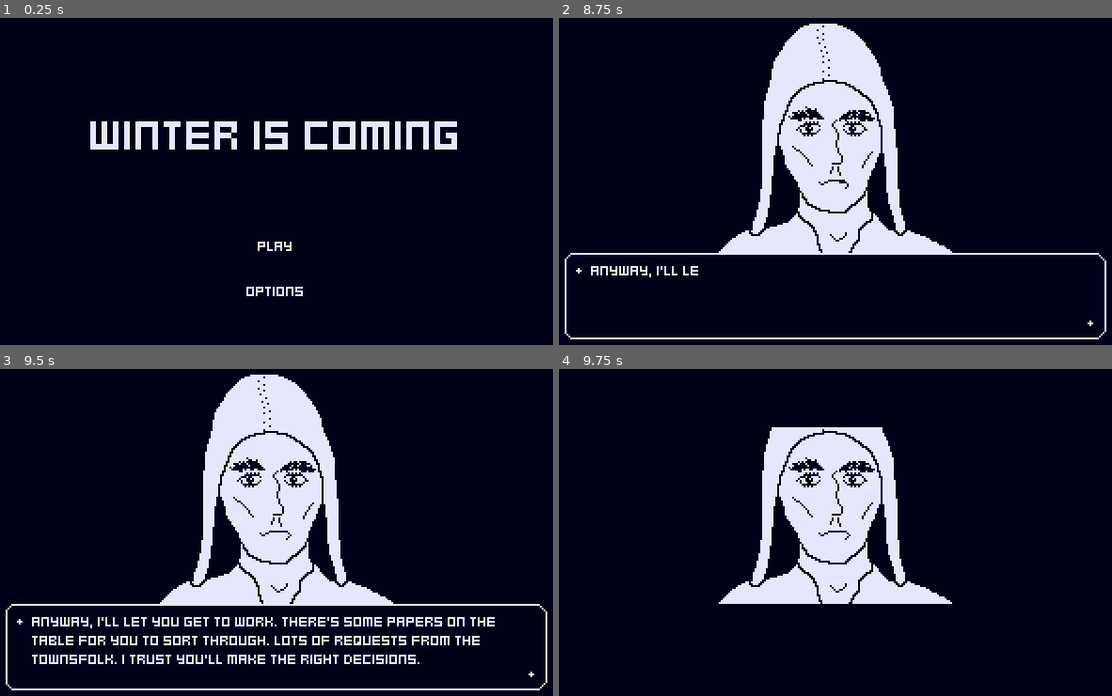
Above: before the commit, frames 1-4 (two rows, left to right).
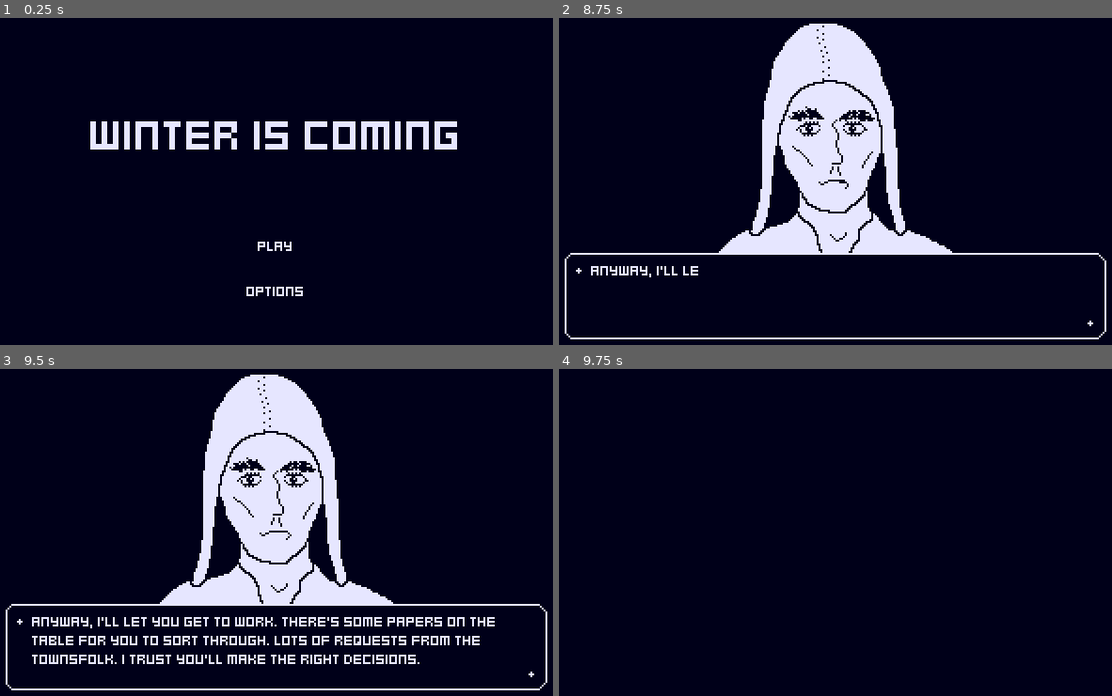
Above: after the commit, the same moments.

Repository: songbirdgamedev/b1t-jam-3-offering
Game: Godot game, scene res://scenes/title_screen.tscn
The game is run twice, just before and just after one commit, with the same random seed, the same clock (stepped at 60 frames per second) and the same inputs. The engine's default icon, where the game draws it, is replaced by a stand-in: a white triangle on a blue panel in a dark square.
Inputs (mouse positions are in pixels of both pictures, inside the frame that each line leads up to):
- Up to frame 1 (0.25 s): no input
- Up to frame 2 (8.75 s): click "Play" at 0.5 s; click (835, 191) at 1.27 s; type "Alex" at 1.35 s; click "Enter" at 2 s; tap Enter at 2.75 s; move the mouse to (968, 161) at 2.77 s; click (968, 161) at 2.85 s; click (968, 161) at 3.5 s; move the mouse to (713, 194) at 3.52 s; click (713, 194) at 3.6 s; click (713, 194) at 4.25 s; move the mouse to (896, 103) at 4.27 s; click (896, 103) at 4.35 s; click (896, 103) at 5 s; move the mouse to (807, 246) at 5.02 s; click (807, 246) at 5.1 s; click (807, 246) at 5.75 s; move the mouse to (1017, 227) at 5.77 s; click (1017, 227) at 5.85 s; move the mouse to (653, 125) at 6.52 s; click (653, 125) at 6.6 s; click (653, 125) at 7.25 s; move the mouse to (863, 178) at 7.27 s; click (863, 178) at 7.35 s; move the mouse to (747, 93) at 8.02 s; click (747, 93) at 8.1 s
- Up to frame 3 (9.5 s): move the mouse to (409, 512) at 8.77 s; click (409, 512) at 8.85 s
- Up to frame 4 (9.75 s): move the mouse to (713, 545) at 9.52 s; click (713, 545) at 9.6 s

Frames 1-3 are identical in both runs. In frame 4, 11% of the frame differs, in the area x 28-72%, y 17-72%.

Commit message:
Add border to decision button

Diff:
--- a/scenes/decision.tscn
+++ b/scenes/decision.tscn
@@ -22,6 +22,7 @@
 offset_bottom = -122.0
 
 [node name="Buttons" type="Node2D" parent="."]
+visible = false
 
 [node name="Decision1" parent="Buttons" instance=ExtResource("3_e23qt")]
 position = Vector2(0, 64)
--- a/scenes/decision_button.tscn
+++ b/scenes/decision_button.tscn
@@ -9,10 +9,28 @@
 content_margin_right = 2.0
 content_margin_bottom = 2.0
 bg_color = Color(0, 0, 0, 1)
-border_width_left = 2
-border_width_top = 2
-border_width_right = 2
-border_width_bottom = 2
+corner_radius_top_left = 3
+corner_radius_top_right = 3
+corner_radius_bottom_right = 3
+corner_radius_bottom_left = 3
+
+[sub_resource type="StyleBoxFlat" id="StyleBoxFlat_lxfsw"]
+content_margin_left = 2.0
+content_margin_top = 2.0
+content_margin_right = 2.0
+content_margin_bottom = 2.0
+bg_color = Color(0, 0, 0, 1)
+corner_radius_top_left = 4
+corner_radius_top_right = 4
+corner_radius_bottom_right = 4
+corner_radius_bottom_left = 4
+
+[sub_resource type="StyleBoxFlat" id="StyleBoxFlat_ku2ls"]
+content_margin_left = 2.0
+content_margin_top = 2.0
+content_margin_right = 2.0
+content_margin_bottom = 2.0
+bg_color = Color(0.029506553, 0.029506562, 0.029506536, 1)
 corner_radius_top_left = 3
 corner_radius_top_right = 3
 corner_radius_bottom_right = 3
@@ -22,6 +40,10 @@
 script = ExtResource("1_1u7lj")
 metadata/_edit_group_ = true
 
+[node name="ColorRect" type="ColorRect" parent="."]
+offset_right = 128.0
+offset_bottom = 40.0
+
 [node name="Button" type="Button" parent="."]
 offset_left = 1.0
 offset_top = 1.0
@@ -30,6 +52,8 @@
 theme_override_fonts/font = ExtResource("1_pq7yr")
 theme_override_font_sizes/font_size = 8
 theme_override_styles/normal = SubResource("StyleBoxFlat_1u7lj")
+theme_override_styles/hover = SubResource("StyleBoxFlat_lxfsw")
+theme_override_styles/focus = SubResource("StyleBoxFlat_ku2ls")
 text = "Example
 text"
 autowrap_mode = 3
--- a/scenes/dialogue.tscn
+++ b/scenes/dialogue.tscn
@@ -1,27 +1,31 @@
-[gd_scene load_steps=19 format=3 uid="uid://d3alufwghkqoq"]
+[gd_scene load_steps=20 format=3 uid="uid://d3alufwghkqoq"]
 
 [ext_resource type="Texture2D" uid="uid://brtumap3w2vj3" path="res://assets/sprites/king.png" id="1_3n4vj"]
 [ext_resource type="Script" uid="uid://dmj6d1wo86v2r" path="res://scripts/dialogue.gd" id="1_bfpow"]
 [ext_resource type="PackedScene" uid="uid://c844pkcuoapm0" path="res://scenes/text_box.tscn" id="1_jwyou"]
 [ext_resource type="Texture2D" uid="uid://blmcon41pobel" path="res://assets/sprites/Jeremy.png" id="2_fyky8"]
-[ext_resource type="Texture2D" uid="uid://0wdta4hc3gui" path="res://icon.svg" id="2_led2e"]
+[ext_resource type="Texture2D" uid="uid://b1dplsqs7mvnr" path="res://assets/sprites/deity.png" id="2_vogiq"]
 [ext_resource type="Texture2D" uid="uid://0ytlsuoh4mbn" path="res://assets/sprites/end_screen.png" id="5_vogiq"]
 
 [sub_resource type="AtlasTexture" id="AtlasTexture_tp716"]
-atlas = ExtResource("2_led2e")
-region = Rect2(32, 64, 32, 32)
+atlas = ExtResource("2_vogiq")
+region = Rect2(0, 0, 128, 128)
 
 [sub_resource type="AtlasTexture" id="AtlasTexture_03vpb"]
-atlas = ExtResource("2_led2e")
-region = Rect2(32, 32, 32, 32)
+atlas = ExtResource("2_vogiq")
+region = Rect2(128, 0, 128, 128)
 
 [sub_resource type="AtlasTexture" id="AtlasTexture_ccu7b"]
-atlas = ExtResource("2_led2e")
-region = Rect2(64, 32, 32, 32)
+atlas = ExtResource("2_vogiq")
+region = Rect2(256, 0, 128, 128)
 
 [sub_resource type="AtlasTexture" id="AtlasTexture_6xhvj"]
-atlas = ExtResource("2_led2e")
-region = Rect2(64, 64, 32, 32)
+atlas = ExtResource("2_vogiq")
+region = Rect2(128, 0, 128, 128)
+
+[sub_resource type="AtlasTexture" id="AtlasTexture_ocawk"]
+atlas = ExtResource("2_vogiq")
+region = Rect2(0, 0, 128, 128)
 
 [sub_resource type="AtlasTexture" id="AtlasTexture_led2e"]
 atlas = ExtResource("2_fyky8")
@@ -58,6 +62,18 @@
 "texture": SubResource("AtlasTexture_tp716")
 }, {
 "duration": 1.0,
+"texture": SubResource("AtlasTexture_tp716")
+}, {
+"duration": 1.0,
+"texture": SubResource("AtlasTexture_tp716")
+}, {
+"duration": 1.0,
+"texture": SubResource("AtlasTexture_tp716")
+}, {
+"duration": 1.0,
+"texture": SubResource("AtlasTexture_tp716")
+}, {
+"duration": 1.0,
 "texture": SubResource("AtlasTexture_03vpb")
 }, {
 "duration": 1.0,
@@ -65,10 +81,49 @@
 }, {
 "duration": 1.0,
 "texture": SubResource("AtlasTexture_6xhvj")
+}, {
+"duration": 1.0,
+"texture": SubResource("AtlasTexture_ocawk")
+}, {
+"duration": 1.0,
+"texture": SubResource("AtlasTexture_tp716")
+}, {
+"duration": 1.0,
+"texture": SubResource("AtlasTexture_tp716")
+}, {
+"duration": 1.0,
+"texture": SubResource("AtlasTexture_tp716")
+}, {
+"duration": 1.0,
+"texture": SubResource("AtlasTexture_tp716")
+}, {
+"duration": 1.0,
+"texture": SubResource("AtlasTexture_tp716")
+}, {
+"duration": 1.0,
+"texture": SubResource("AtlasTexture_tp716")
+}, {
+"duration": 1.0,
+"texture": SubResource("AtlasTexture_tp716")
+}, {
+"duration": 1.0,
+"texture": SubResource("AtlasTexture_tp716")
+}, {
+"duration": 1.0,
+"texture": SubResource("AtlasTexture_tp716")
+}, {
+"duration": 1.0,
+"texture": SubResource("AtlasTexture_tp716")
+}, {
+"duration": 1.0,
+"texture": SubResource("AtlasTexture_tp716")
+}, {
+"duration": 1.0,
+"texture": SubResource("AtlasTexture_tp716")
 }],
 "loop": true,
 "name": &"deity",
-"speed": 5.0
+"speed": 4.0
 }, {
 "frames": [{
 "duration": 1.0,
--- a/scripts/dialogue.gd
+++ b/scripts/dialogue.gd
@@ -24,11 +24,13 @@
 			requester.play("king")
 		Character.DEITY:
 			requester.play("deity")
+	requester.show()
 	for line in lines:
 		text_box.queue_text(line)
 
 
 func _on_text_box_textbox_closed() -> void:
+	requester.hide()
 	dialogue_finished.emit()
 
 
--- a/scripts/time_left.gd
+++ b/scripts/time_left.gd
@@ -13,6 +13,8 @@
 		label.text = "[shake]" + str(weeks)  + " weeks until winter..."
 	elif weeks == 1:
 		label.text = "[shake]" + str(weeks)  + " week until winter..."
+	elif weeks == 0:
+		label.text = "winter is upon you"
 	else:
 		label.text = str(weeks) + " weeks until winter..."
 	GameManager.weeks_left -= 1
Not shown: 1 places in scenes/decision_button.tscn that only renumber resources
